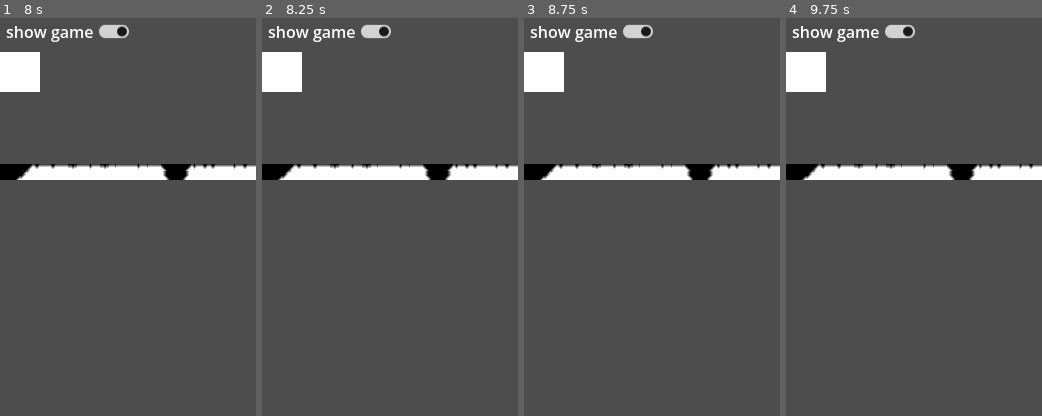
Above: before the commit, frames 1-4 (left to right).
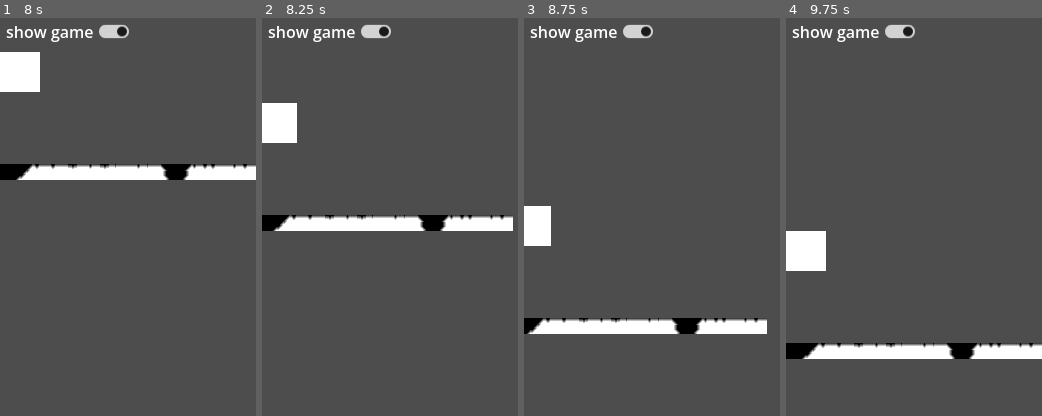
Above: after the commit, the same moments.

Repository: EEEEEEEEthan/kingdom2d
Game: Godot game, scene res://main.tscn
The game is run twice, just before and just after one commit, with the same random seed, the same clock (stepped at 60 frames per second) and the same inputs.
Inputs (mouse positions are in pixels of both pictures, inside the frame that each line leads up to):
- Up to frame 1 (8 s): click "show game" at 0.5 s; click "show game" at 1.25 s; click "show game" at 2 s; tap Enter at 2.75, 4.25, 5.75 s; move the mouse to (184, 244) at 2.77 s; click (184, 244) at 2.92 s; tap Space at 3.5, 5, 6.5 s; drag from (76, 296) to (115, 376) at 3.52 s; move the mouse to (153, 161) at 4.27 s; click (153, 161) at 4.42 s; drag from (115, 376) to (51, 197) at 5.02 s; move the mouse to (204, 348) at 5.77 s; click (204, 348) at 5.92 s; drag from (51, 197) to (89, 145) at 6.52 s; move the mouse to (140, 272) at 7.27 s; click (140, 272) at 7.42 s
- Up to frame 2 (8.25 s): drag from (351, 145) to (338, 296) at 8.02 s
- Up to frame 3 (8.75 s): no input
- Up to frame 4 (9.75 s): move the mouse to (970, 244) at 8.77 s; click (970, 244) at 8.92 s; drag from (862, 296) to (901, 376) at 9.52 s

Frame 1 is identical in both runs. In frame 2, 10% of the frame differs, in the area x 0-100%, y 8-54%; in frame 3, 10%; in frame 4, 11%, in the area x 0-100%, y 8-86%.

Commit message:
支持拖拽移动无边框游戏窗口
左键拖动更新 Window.position；使用 DisplayServer 屏幕坐标避免长距离拖动时位置抖动。

Co-authored-by: Cursor <cursoragent@cursor.com>
Signed-off-by: Composer <noreply@cursor.com>

Diff:
--- a/game/game.gd
+++ b/game/game.gd
@@ -1 +1,17 @@
 extends Window
+
+var _dragging := false
+var _drag_mouse_offset := Vector2i.ZERO
+
+func _input(event: InputEvent) -> void:
+	if event is InputEventMouseButton:
+		var mouse_button := event as InputEventMouseButton
+		if mouse_button.button_index != MOUSE_BUTTON_LEFT:
+			return
+		if mouse_button.pressed:
+			_dragging = true
+			_drag_mouse_offset = DisplayServer.mouse_get_position() - position
+		else:
+			_dragging = false
+	elif event is InputEventMouseMotion and _dragging:
+		position = DisplayServer.mouse_get_position() - _drag_mouse_offset
